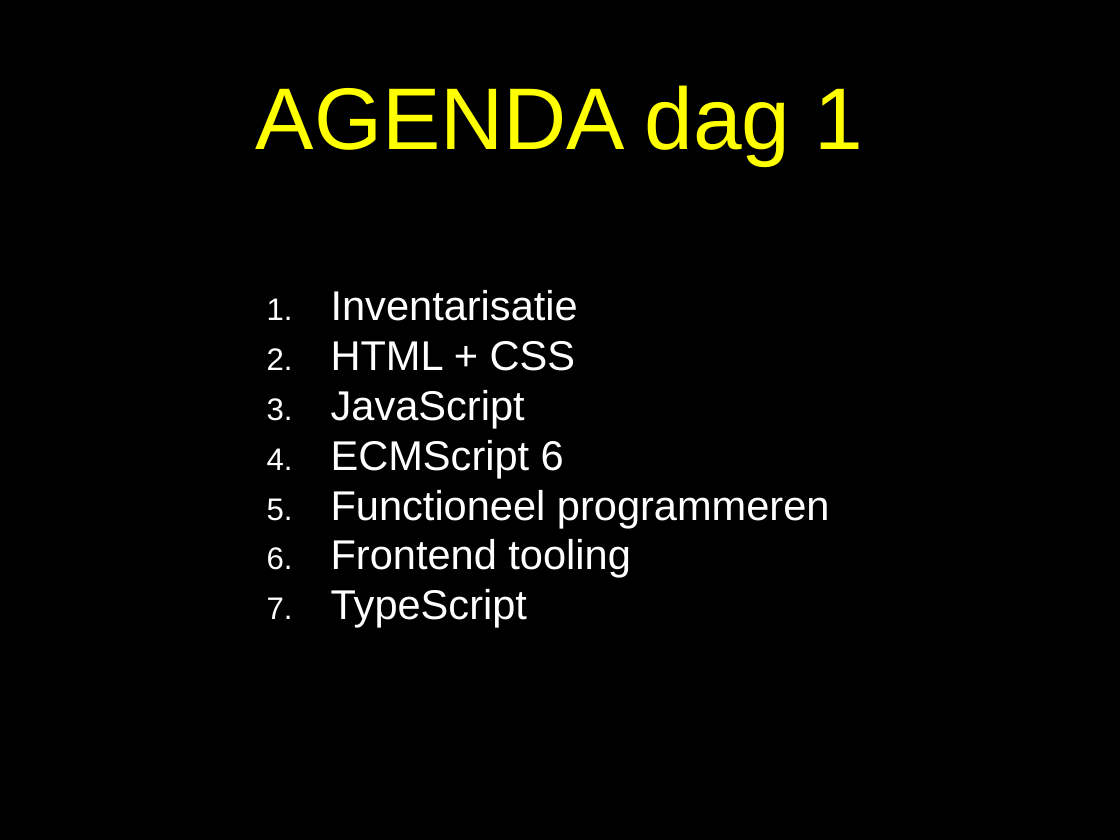
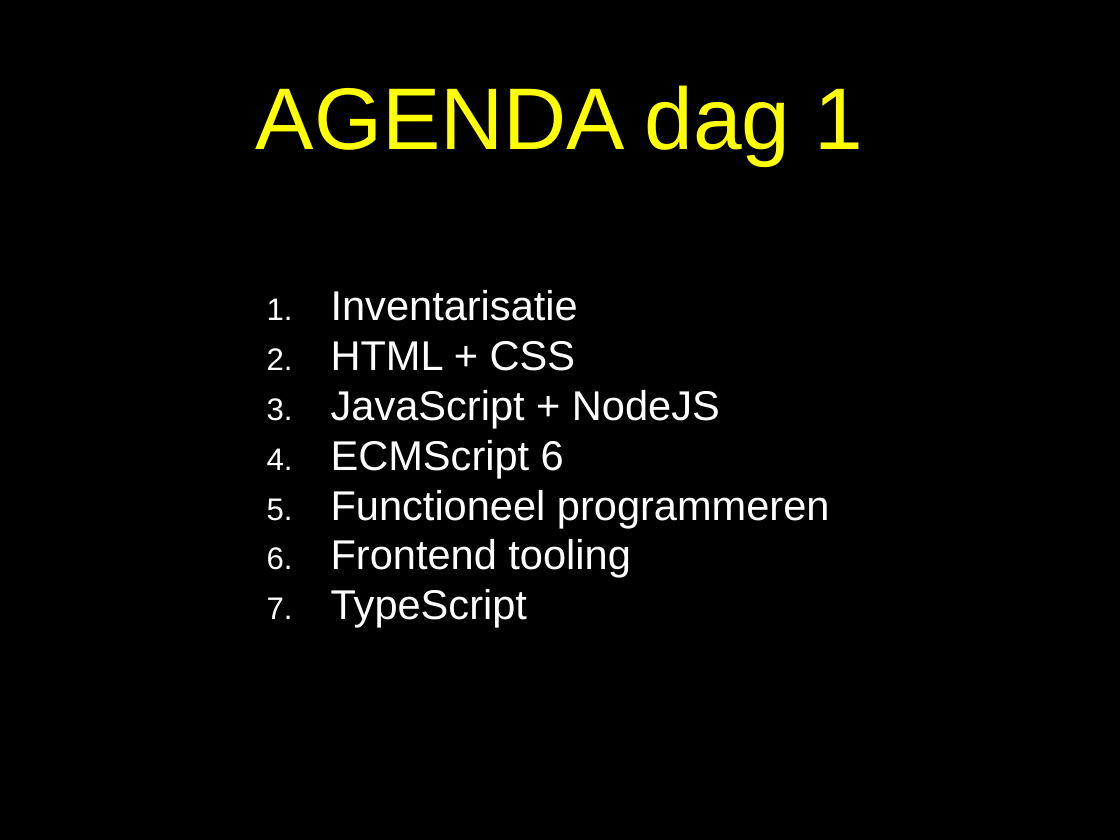
Before and after one commit to petereijgermans11/frontend-cursus, a slide deck: slide 1 of frontend-cursus/ 0 - Agenda.pptx. Drawn at 1120x840 pixels with LibreOffice and Linux fonts; fonts in the diff are those of the drawing. Boxes give left, top, right and bottom in pixels: in the first picture for what was removed or moved away, otherwise in the second. Text is boxed around its words. In the diff, an @@ line names an element or a change of style, - is before the commit and + after.

Commit message:
change JavaScript Powerpoint

```diff
--- a/frontend-cursus/ 0 - Agenda.pptx
+++ b/frontend-cursus/ 0 - Agenda.pptx
@@ text at [331, 390, 720, 428]: text changed @@
-3. JavaScript
+3. JavaScript + NodeJS
```
Also in this commit, not shown: 11 other files.
